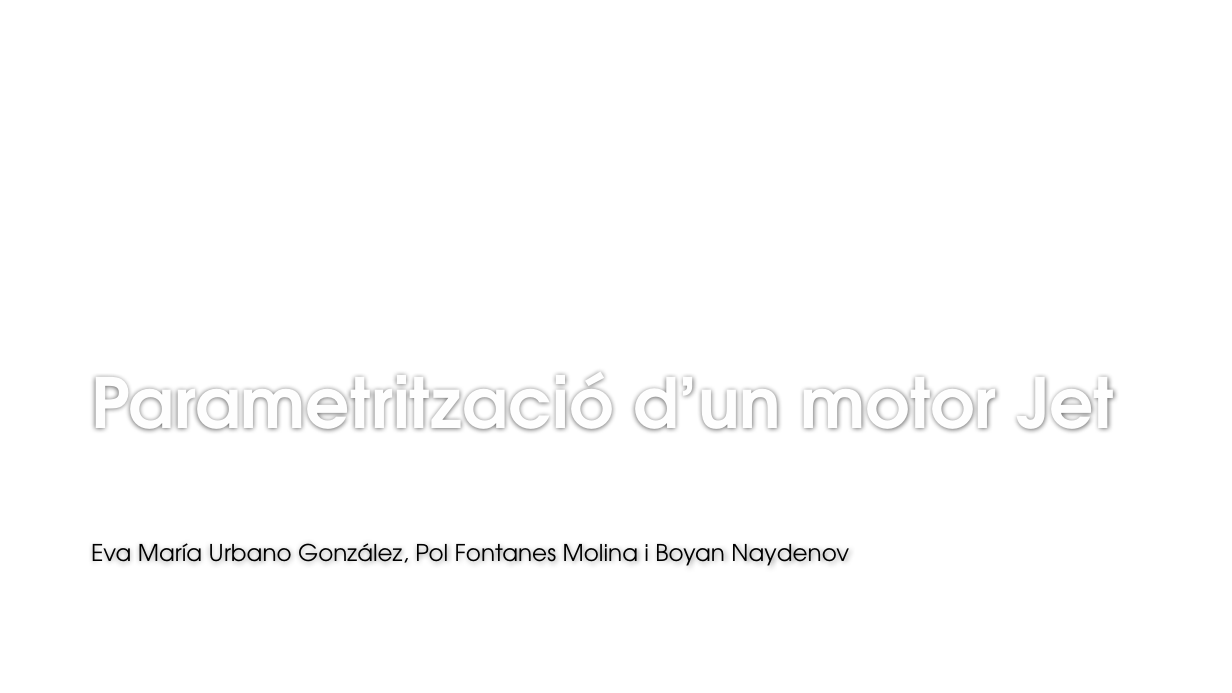
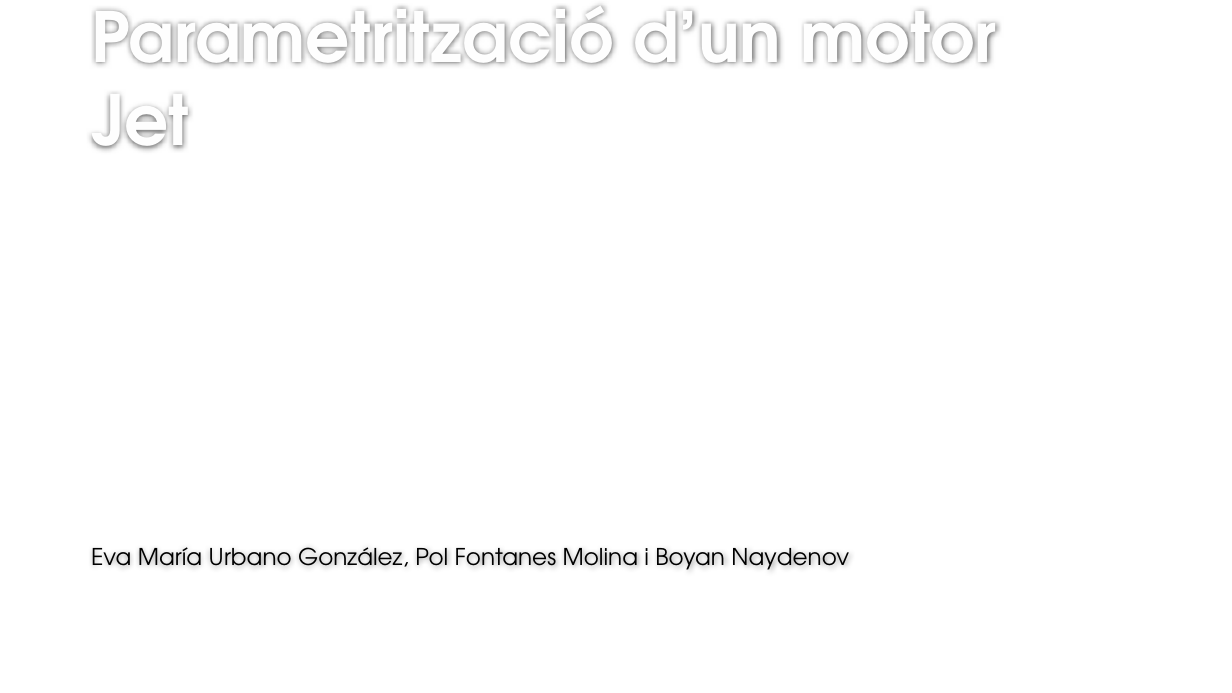
Before and after one commit to naydden/jet-engine-parametrization, a slide deck: slide 1 of ppt/Exposició Eva.pptx. Drawn at 1232x693 pixels with LibreOffice and Linux fonts; fonts in the diff are those of the drawing; background and template pictures are left out. Boxes give left, top, right and bottom in pixels: in the first picture for what was removed or moved away, otherwise in the second. Text is boxed around its words. In the diff, an @@ line names an element or a change of style, - is before the commit and + after.

```diff
--- a/ppt/Exposició Eva.pptx
+++ b/ppt/Exposició Eva.pptx
@@ title "Parametrització d’un motor Jet" rewrapped from (91,372,1114,431) to (91,6,997,149) @@
@@ subtitle "Eva María Urbano González, Pol ...": place and size @@
-subtitle "Eva María Urbano González, Pol ..." at (91,543,849,566)
+subtitle "Eva María Urbano González, Pol ..." at (91,547,849,570)
```
Also in this commit, not shown: 1 other slide changed.
